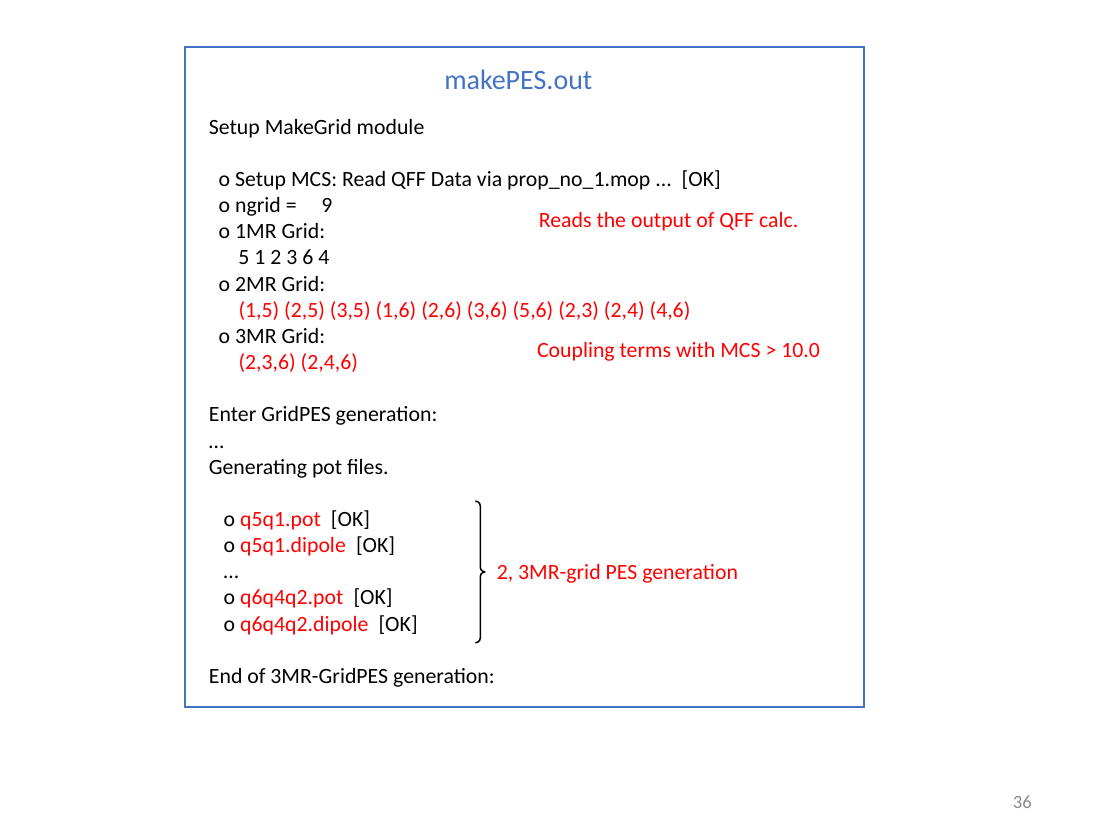
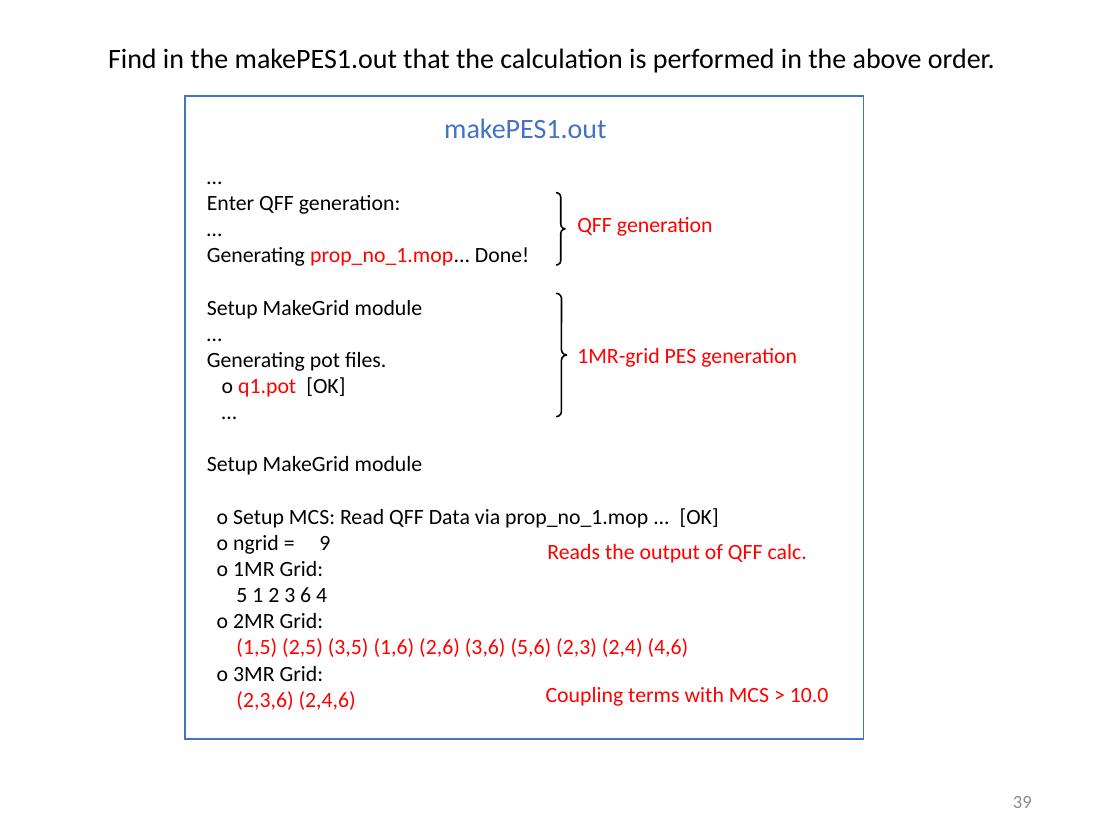
Before and after one commit to yagikiyoshi/sindo, a slide deck: slide 40 of doc/MakePES/usage_MakePES.pptx (slide 37 before the commit). Drawn at 1120x840 pixels with LibreOffice and Linux fonts; fonts in the diff are those of the drawing. Boxes give left, top, right and bottom in pixels: in the first picture for what was removed or moved away, otherwise in the second. Text is boxed around its words. In the diff, an @@ line names an element or a change of style, - is before the commit and + after.

```diff
--- a/doc/MakePES/usage_MakePES.pptx
+++ b/doc/MakePES/usage_MakePES.pptx
@@ text added at <box>108,48,995,73</box>, 18 pt, text #000000 @@
+Find in the makePES1.out that the calculation is performed in the above order.
@@ rectangle: place and size @@
-rectangle at <box>185,47,864,707</box>
+rectangle at <box>185,96,864,739</box>
@@ text at <box>444,118,606,138</box>: text changed @@
-makePES.out
+makePES1.out
@@ text "…": place and size @@
-text "…" at <box>209,119,721,687</box>
+text "…" at <box>207,195,719,710</box>
@@ text at <box>207,195,529,397</box>: paragraphs added @@
+…
+Enter QFF generation:
+…
+Generating prop_no_1.mop... Done!
+Setup MakeGrid module
+…
+Generating pot files.
+o q1.pot [OK]
+…
@@ right brace added at <box>557,193,566,265</box>, outline #000000 1 pt @@
@@ text added at <box>577,217,713,236</box>, 14 pt, text #FF0000 @@
+QFF generation
@@ right brace: place and size @@
-right brace at <box>476,501,486,642</box>
+right brace at <box>557,293,568,417</box>
@@ text at <box>577,348,797,367</box>: text changed @@
-2, 3MR-grid PES generation
+1MR-grid PES generation
@@ text at <box>209,406,495,687</box>: paragraphs removed @@
-Enter GridPES generation:
-…
-Generating pot files.
-o q5q1.pot [OK]
-o q5q1.dipole [OK]
-…
-o q6q4q2.pot [OK]
-o q6q4q2.dipole [OK]
-End of 3MR-GridPES generation:
@@ text "Reads the output of QFF ...": place and size @@
-text "Reads the output of QFF ..." at <box>539,212,798,231</box>
+text "Reads the output of QFF ..." at <box>547,544,807,563</box>
@@ text "Coupling terms with MCS > ...": place and size @@
-text "Coupling terms with MCS > ..." at <box>537,342,820,361</box>
+text "Coupling terms with MCS > ..." at <box>546,687,829,706</box>
@@ page number at <box>1013,796,1032,808</box>: text changed @@
-36
+39
```
Also in this commit, not shown: 33 other slides changed, 10 slides added, 5 slides removed, 1 other file.
